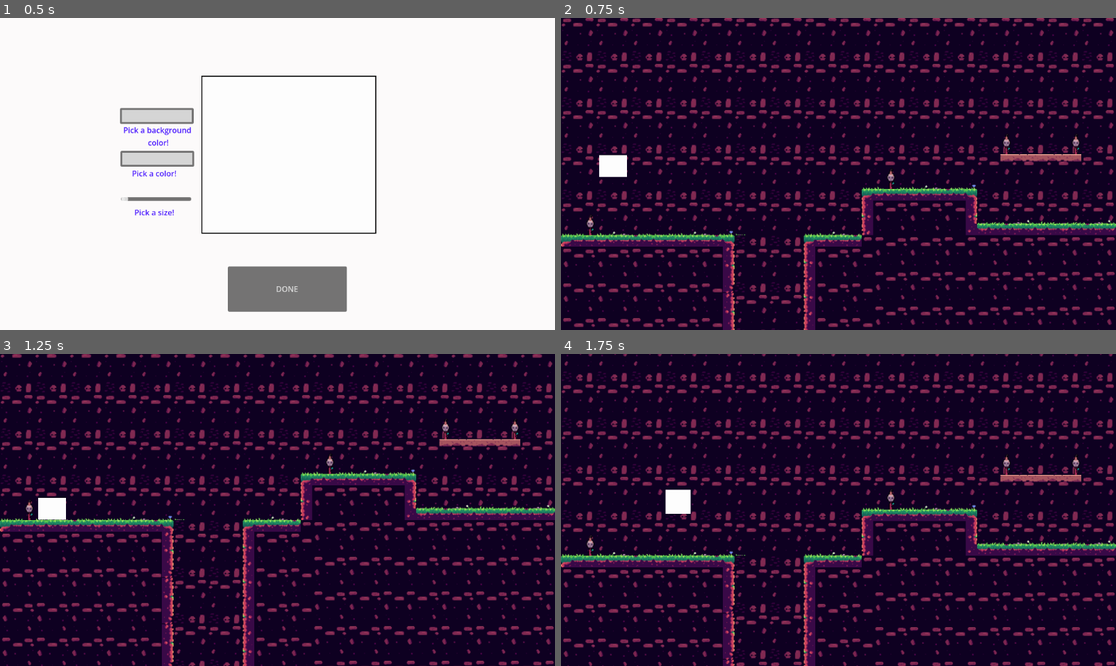
Above: before the commit, frames 1-4 (two rows, left to right).
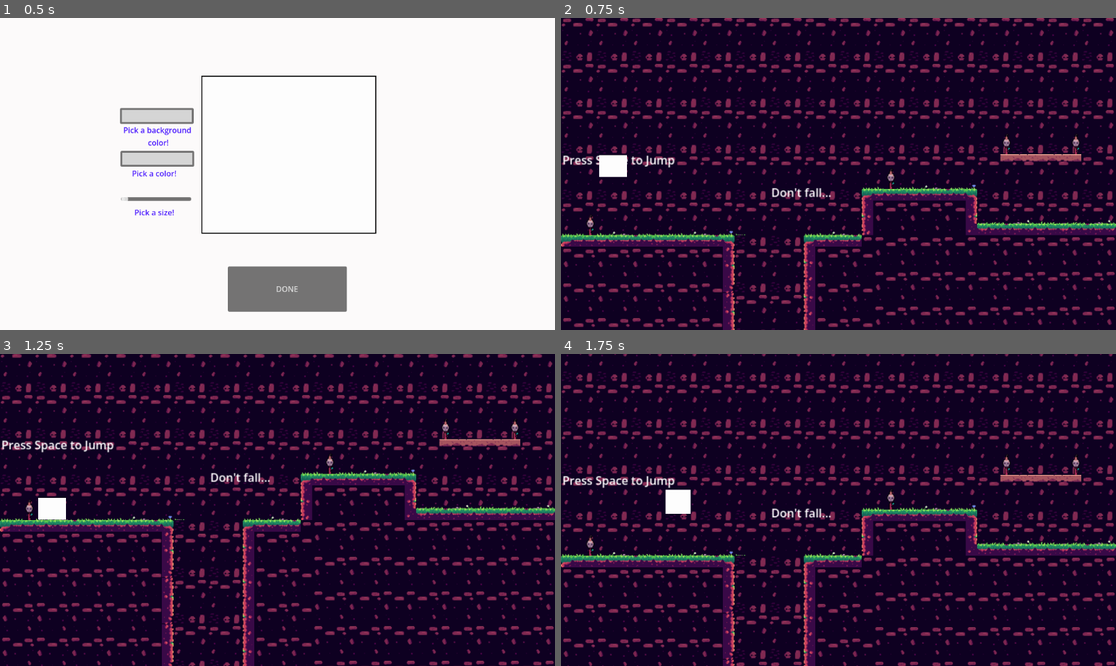
Above: after the commit, the same moments.

Repository: gracen-greenburg/Research_Milestone_Godot
Game: Godot game, scene res://scenes/Drawing_Screen.tscn
Same seed, same stepped clock (60 frames per second), same inputs: the game is played once before the commit and once after it.
Inputs (mouse positions are in pixels of both pictures, inside the frame that each line leads up to):
- Up to frame 1 (0.5 s): no input
- Up to frame 2 (0.75 s): click "DONE" at 0.5 s
- Up to frame 3 (1.25 s): no input
- Up to frame 4 (1.75 s): tap Space at 1.25 s; move the mouse to (960, 494) at 1.27 s; hold Right (ui_right) from 1.28 s (still down); click (960, 494) at 1.42 s; tap Enter (ui_accept) at 1.52 s

Frame 1 is identical in both runs. In frame 2, 0.4% of the frame differs, in the area x 0-49%, y 44-58%; in frame 3, 0.5%, in the area x 0-49%, y 27-42%; in frame 4, 0.5%.

Commit message:
Adding killcounter for player + help text

Diff:
--- a/project.godot
+++ b/project.godot
@@ -15,6 +15,10 @@
 config/features=PackedStringArray("4.6", "GL Compatibility")
 config/icon="res://icon.svg"
 
+[autoload]
+
+GameManager="*uid://dof6l1pmntkr8"
+
 [physics]
 
 3d/physics_engine="Jolt Physics"
--- a/scenes/Game.tscn
+++ b/scenes/Game.tscn
@@ -1601,6 +1601,8 @@
 scale = Vector2(0.9319371, 1.077981)
 zoom = Vector2(1.5, 1.5)
 limit_left = 0
+limit_top = 17
+limit_right = 2114
 limit_bottom = 650
 
 [node name="Killzone" parent="." unique_id=335422354 instance=ExtResource("4_78awf")]
@@ -1647,3 +1649,26 @@
 [node name="AnimationPlayer" type="AnimationPlayer" parent="Platforms/Platform5" unique_id=714942470]
 libraries/ = SubResource("AnimationLibrary_3xj3m")
 autoplay = &"move"
+
+[node name="Text" type="Node" parent="." unique_id=739709419]
+
+[node name="Label" type="Label" parent="Text" unique_id=1230729905]
+offset_left = 2.0
+offset_top = 332.0
+offset_right = 158.0
+offset_bottom = 355.0
+text = "Press Space to Jump"
+
+[node name="Label2" type="Label" parent="Text" unique_id=306741761]
+offset_left = 291.0
+offset_top = 377.0
+offset_right = 375.0
+offset_bottom = 400.0
+text = "Don't fall..."
+
+[node name="Label3" type="Label" parent="Text" unique_id=712294516]
+offset_left = 1482.0
+offset_top = 362.0
+offset_right = 1698.0
+offset_bottom = 385.0
+text = "Wait for the right moment..."
--- /dev/null
+++ b/scripts/game_manager.gd
@@ -0,0 +1,7 @@
+extends Node
+
+var death_count = 0
+
+func add_death():
+	death_count += 1
+	print(death_count)
--- a/scripts/killzone.gd
+++ b/scripts/killzone.gd
@@ -4,7 +4,7 @@
 @onready var timer: Timer = $Timer
 
 func _on_body_entered(body):
-	print("YOU DIED")
+	GameManager.add_death()
 	timer.start()
 
 
Not shown, added: scripts/game_manager.gd.uid
